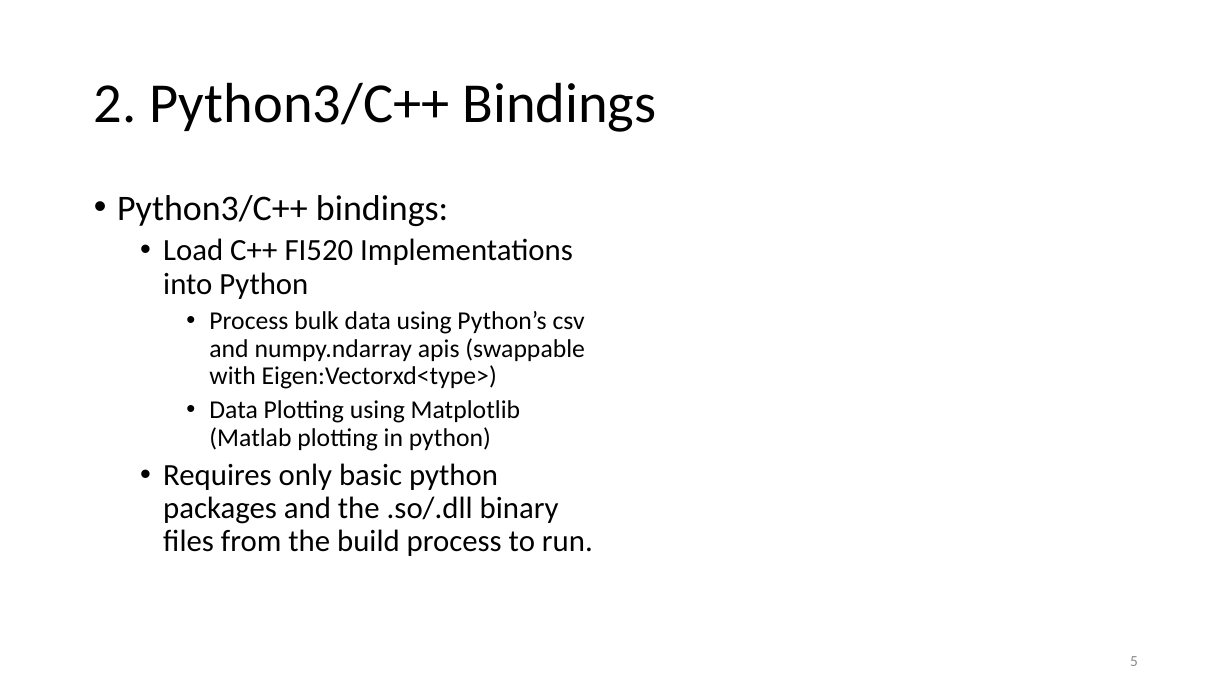
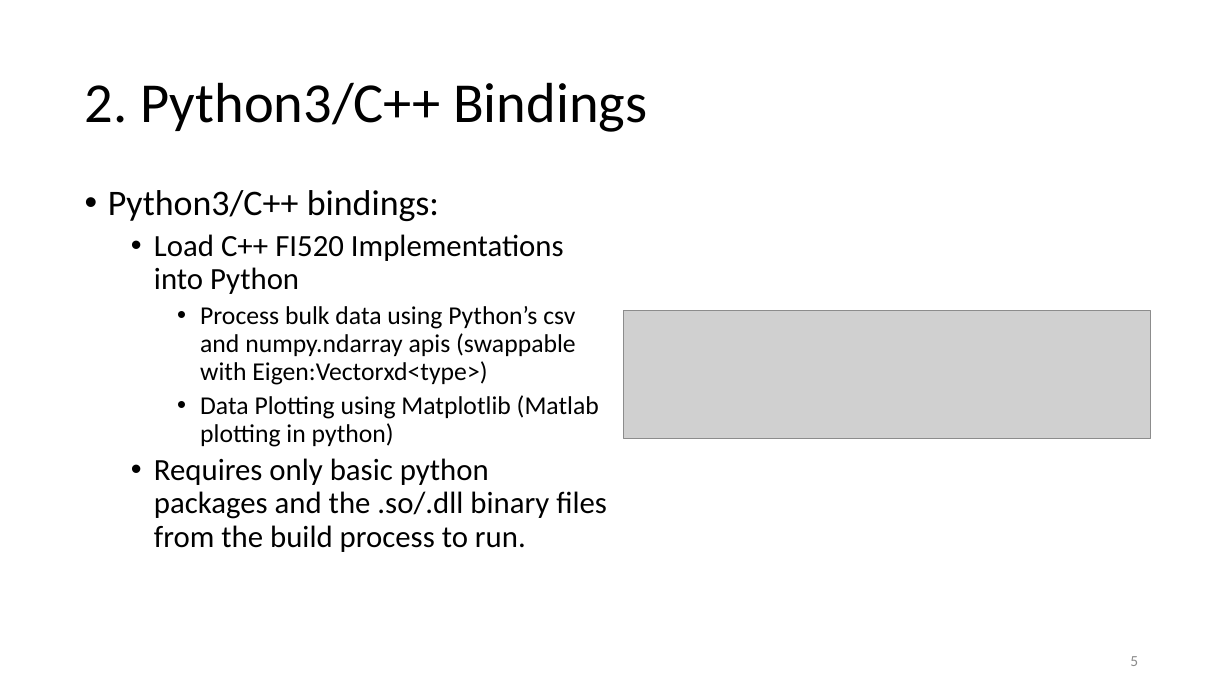
Before and after one commit to jsmartini/FI520QuantFin, a slide deck: slide 5 of FI520 Project Workflow.pptx. Drawn at 1232x693 pixels with LibreOffice and Linux fonts; fonts in the diff are those of the drawing; grey boxes stand for pictures. Boxes give left, top, right and bottom in pixels: in the first picture for what was removed or moved away, otherwise in the second. Text is boxed around its words. In the diff, an @@ line names an element or a change of style, - is before the commit and + after.

```diff
--- a/FI520 Project Workflow.pptx
+++ b/FI520 Project Workflow.pptx
@@ title "2. Python3/C++ Bindings": place and size @@
-title "2. Python3/C++ Bindings" at [94,82,657,132]
+title "2. Python3/C++ Bindings" at [85,82,647,132]
@@ text "Python3/C++ bindings:" rewrapped from [117,195,593,556] to [108,190,607,552] @@
@@ picture added at [624,311,1151,439] @@
```
Also in this commit, not shown: 7 other slides changed, 4 other files.
